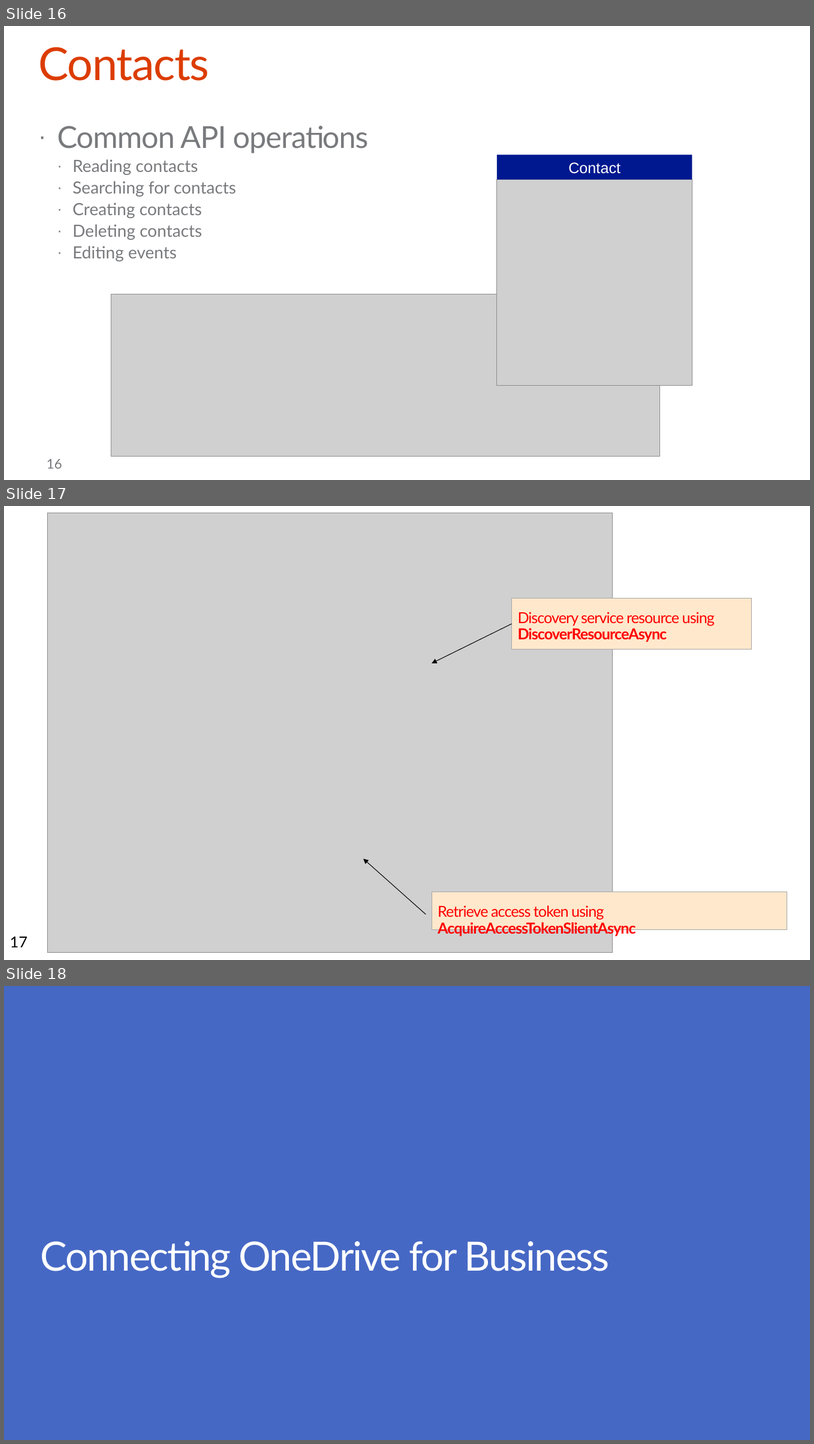
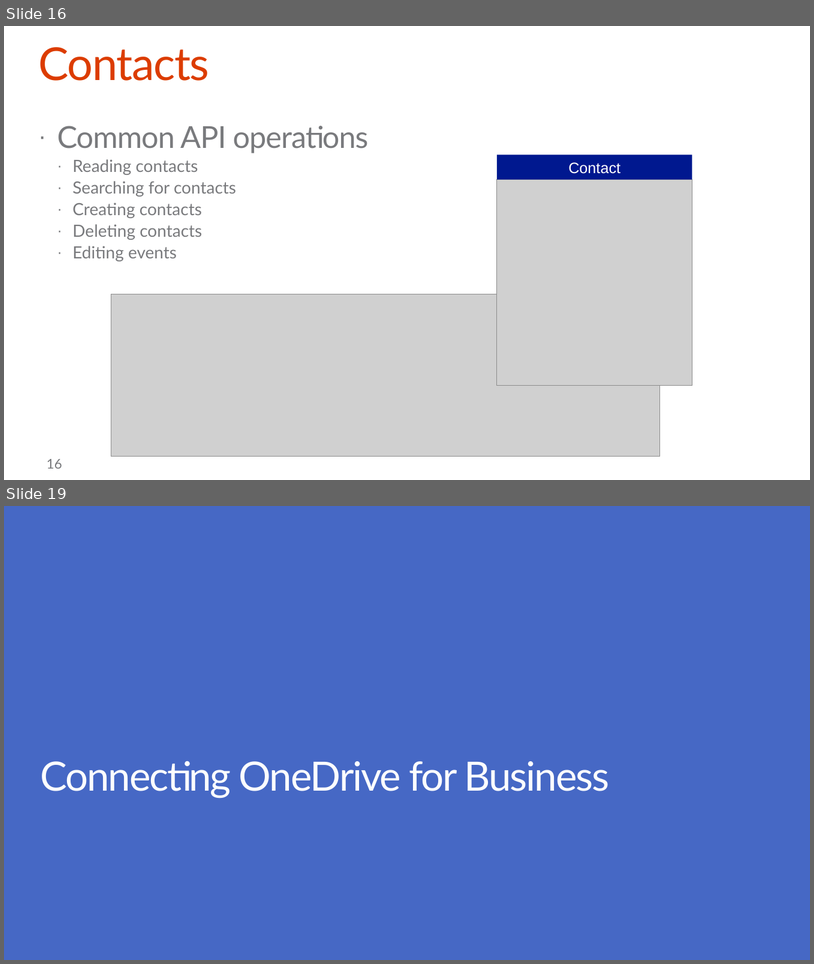
Before and after one commit to stinethebean/DevCampTraining, a slide deck: 04a.Hook into Office 365 APIs/Hook into Office 365 APIs.pptx. Shown one above the other, each under a label of ours: slides 16, 17 and 18 before the commit, slides 16 and 19 after it; the slides between them are not shown. The pictures are 814x1444 and 814x964 pixels, drawn with LibreOffice and Linux fonts; fonts in the diff are those of the drawing; grey boxes stand for pictures; background and template pictures are left out. Boxes give left, top, right and bottom in pixels: in the first picture for what was removed or moved away, otherwise in the second. Text is boxed around its words. In the diff, an @@ line names an element or a change of style, - is before the commit and + after.

```diff
--- a/04a.Hook into Office 365 APIs/Hook into Office 365 APIs.pptx
+++ b/04a.Hook into Office 365 APIs/Hook into Office 365 APIs.pptx
@@ slide 17 removed at box(4, 506, 810, 960), background #FFFFFF @@
@@ picture removed at box(48, 513, 613, 952) @@
@@ rectangle removed at box(512, 598, 752, 649) @@
-Discovery service resource using DiscoverResourceAsync
@@ arrow removed from (512, 624) to (432, 663) @@
@@ arrow removed from (426, 915) to (363, 859) @@
@@ rectangle removed at box(432, 892, 787, 930) @@
-Retrieve access token using AcquireAccessTokenSlientAsync
@@ page number removed at box(10, 936, 27, 947) @@
-17
@@ what was slide 18 is now slide 19 @@
```
Also in this commit, not shown: 3 slides changed, 2 slides added, 1 other slide removed.
